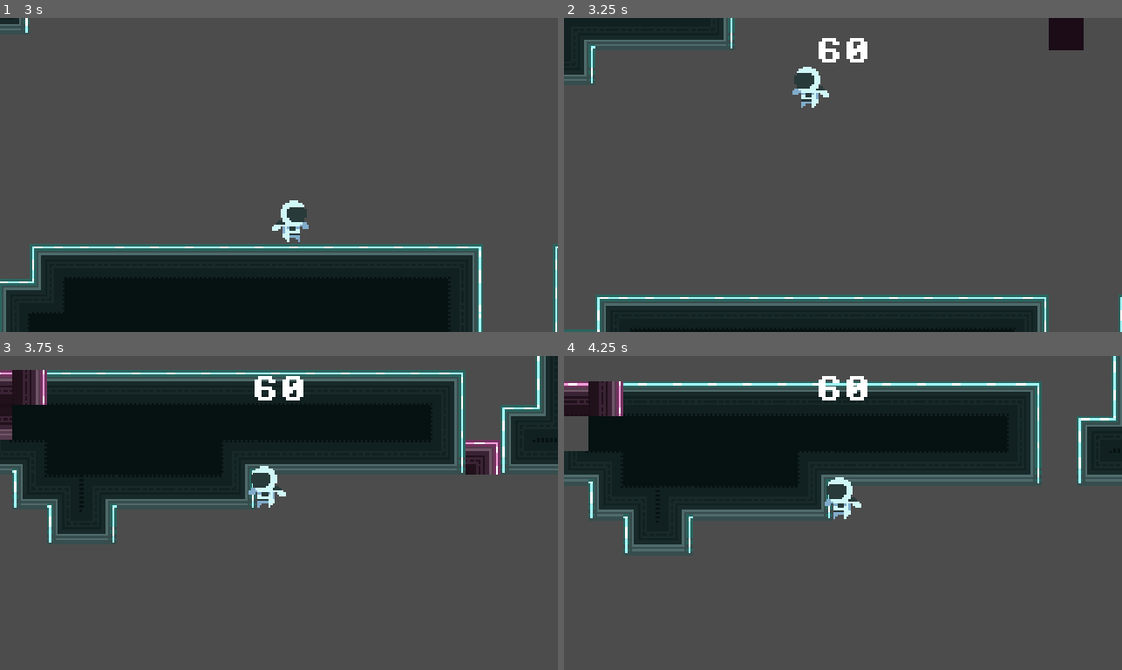
Above: before the commit, frames 1-4 (two rows, left to right).
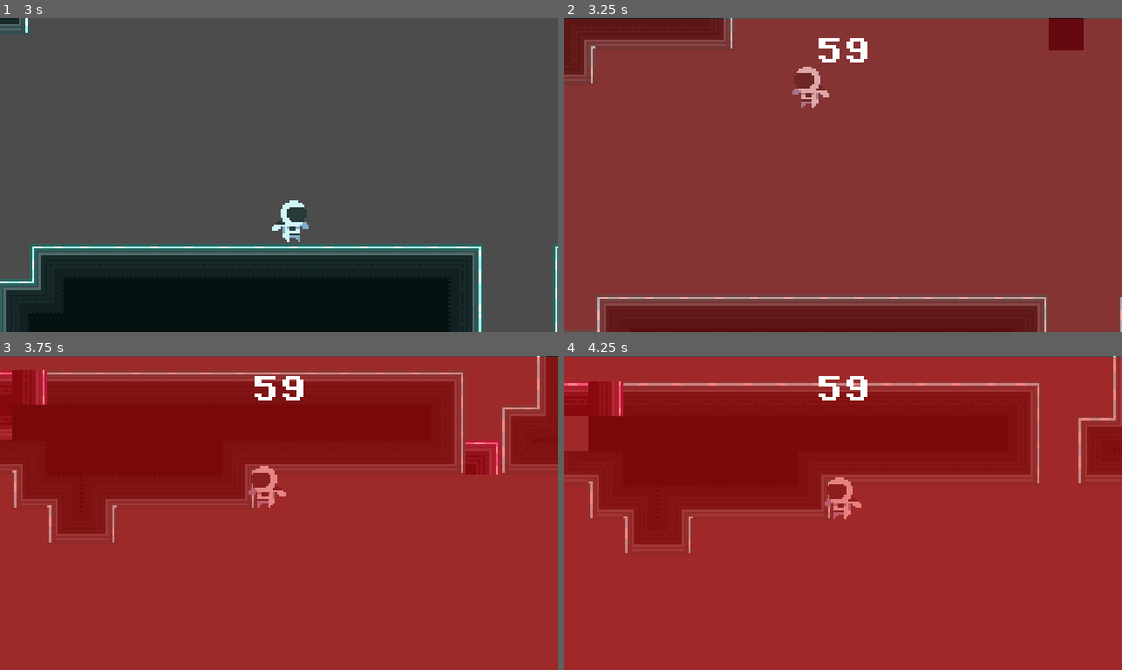
Above: after the commit, the same moments.

Repository: Serial-Cyn/patch-it-up
Game: Godot game, scene res://levels/level_1.tscn
The game is run twice, just before and just after one commit, with the same random seed, the same clock (stepped at 60 frames per second) and the same inputs.
Inputs:
- Up to frame 1 (3 s): hold D (move_right) 0.53-2.03 s; tap E (patch) at 0.6, 1.55, 2.1, 2.85 s; tap W (jump) at 0.77, 0.8, 1.07, 1.35, 1.52, 1.82, 2.3 s; hold A (move_left) 2.03-2.78 s; hold D (move_right) from 2.78 s (still down)
- Up to frame 2 (3.25 s): keep holding D (move_right); tap W (jump) at 3.02 s
- Up to frame 3 (3.75 s): keep holding D (move_right); tap W (jump) at 3.32, 3.6 s
- Up to frame 4 (4.25 s): keep holding D (move_right); tap W (jump) at 3.77, 4.07 s

Frame 1 is identical in both runs. In frame 2, 99% of the frame differs, in the area x 0-100%, y 0-100%; in frame 3, 99%; in frame 4, 99%.

Commit message:
Improve Level 1

Diff:
--- a/levels/level_1.tscn
+++ b/levels/level_1.tscn
@@ -1,10 +1,11 @@
-[gd_scene load_steps=14 format=4 uid="uid://c4vfu36ep35sq"]
+[gd_scene load_steps=15 format=4 uid="uid://c4vfu36ep35sq"]
 
 [ext_resource type="Script" uid="uid://dkr80ksoj51pq" path="res://scripts/intro.gd" id="1_btoec"]
 [ext_resource type="Texture2D" uid="uid://b1crxyhou8hpp" path="res://assets/sprites/patch-tileset.png" id="1_jirdo"]
 [ext_resource type="Texture2D" uid="uid://cvmdi5akpghux" path="res://assets/sprites/world_tileset.png" id="1_vn7o3"]
 [ext_resource type="Script" uid="uid://cwpqxg0mgikx1" path="res://scripts/game_manager.gd" id="2_kx6l7"]
 [ext_resource type="PackedScene" uid="uid://dpfp2gvrhdnd2" path="res://scenes/player.tscn" id="5_n46q3"]
+[ext_resource type="PackedScene" uid="uid://dqkbm4k1if4ml" path="res://scenes/alarm_effects.tscn" id="6_5ot28"]
 [ext_resource type="PackedScene" uid="uid://k7rf7v6y40xi" path="res://scenes/sound_effects.tscn" id="6_btoec"]
 [ext_resource type="PackedScene" uid="uid://b57ykvmcupq2j" path="res://scenes/glitch_tile.tscn" id="6_l53as"]
 [ext_resource type="FontFile" uid="uid://do04mthks44vx" path="res://assets/fonts/PixelOperator8-Bold.ttf" id="7_08mmt"]
@@ -222,13 +223,98 @@
 one_shot = true
 
 [node name="RestartTimer" type="Timer" parent="GameManager"]
-wait_time = 0.5
+wait_time = 5.0
 one_shot = true
 
 [node name="Terrain" type="TileMapLayer" parent="."]
 tile_map_data = PackedByteArray("AAD4/wAAAAABAAEAAAD5/wAAAAACAAEAAAD6/wAAAAACAAEAAAD7/wAAAAACAAEAAAD8/wAAAAACAAEAAAD9/w …(13472 unchanged characters)…
 tile_set = SubResource("TileSet_bt44k")
 
+[node name="StopPoints" type="Node" parent="."]
+
+[node name="GlitchTiles" type="Node" parent="."]
+
+[node name="GlitchTile" parent="GlitchTiles" instance=ExtResource("6_l53as")]
+position = Vector2(40, -136)
+
+[node name="GlitchTile2" parent="GlitchTiles" instance=ExtResource("6_l53as")]
+position = Vector2(88, -120)
+
+[node name="GlitchTile3" parent="GlitchTiles" instance=ExtResource("6_l53as")]
+position = Vector2(-168, -168)
+
+[node name="GlitchTile4" parent="GlitchTiles" instance=ExtResource("6_l53as")]
+position = Vector2(-184, -168)
+
+[node name="GlitchTile5" parent="GlitchTiles" instance=ExtResource("6_l53as")]
+position = Vector2(-184, -152)
+
+[node name="GlitchTile6" parent="GlitchTiles" instance=ExtResource("6_l53as")]
+position = Vector2(168, -120)
+
+[node name="GlitchTile7" parent="GlitchTiles" instance=ExtResource("6_l53as")]
+position = Vector2(168, -136)
+
+[node name="GlitchTile8" parent="GlitchTiles" instance=ExtResource("6_l53as")]
+position = Vector2(184, -152)
+
+[node name="GlitchTile9" parent="GlitchTiles" instance=ExtResource("6_l53as")]
+position = Vector2(152, 8)
+
+[node name="GlitchTile10" parent="GlitchTiles" instance=ExtResource("6_l53as")]
+position = Vector2(200, 8)
+
+[node name="GlitchTile11" parent="GlitchTiles" instance=ExtResource("6_l53as")]
+position = Vector2(200, -8)
+
+[node name="GlitchTile12" parent="GlitchTiles" instance=ExtResource("6_l53as")]
+position = Vector2(216, -8)
+
+[node name="GlitchTile13" parent="GlitchTiles" instance=ExtResource("6_l53as")]
+position = Vector2(216, -24)
+
+[node name="GlitchTile14" parent="GlitchTiles" instance=ExtResource("6_l53as")]
+position = Vector2(264, -216)
+
+[node name="GlitchTile15" parent="GlitchTiles" instance=ExtResource("6_l53as")]
+position = Vector2(121, -280)
+
+[node name="GlitchTile16" parent="GlitchTiles" instance=ExtResource("6_l53as")]
+position = Vector2(168, -296)
+
+[node name="GlitchTile17" parent="GlitchTiles" instance=ExtResource("6_l53as")]
+position = Vector2(40, -328)
+
+[node name="GlitchTile18" parent="GlitchTiles" instance=ExtResource("6_l53as")]
+position = Vector2(8, -344)
+
+[node name="GlitchTile19" parent="GlitchTiles" instance=ExtResource("6_l53as")]
+position = Vector2(8, -360)
+
+[node name="GlitchTile20" parent="GlitchTiles" instance=ExtResource("6_l53as")]
+position = Vector2(248, -328)
+
+[node name="GlitchTile21" parent="GlitchTiles" instance=ExtResource("6_l53as")]
+position = Vector2(248, -344)
+
+[node name="GlitchTile22" parent="GlitchTiles" instance=ExtResource("6_l53as")]
+position = Vector2(264, -328)
+
+[node name="GlitchTile23" parent="GlitchTiles" instance=ExtResource("6_l53as")]
+position = Vector2(264, -344)
+
+[node name="GlitchTile24" parent="GlitchTiles" instance=ExtResource("6_l53as")]
+position = Vector2(248, -360)
+
+[node name="GlitchTile25" parent="GlitchTiles" instance=ExtResource("6_l53as")]
+position = Vector2(248, -376)
+
+[node name="GlitchTile26" parent="GlitchTiles" instance=ExtResource("6_l53as")]
+position = Vector2(264, -360)
+
+[node name="GlitchTile27" parent="GlitchTiles" instance=ExtResource("6_l53as")]
+position = Vector2(248, -392)
+
 [node name="Player" parent="." instance=ExtResource("5_n46q3")]
 unique_name_in_owner = true
 position = Vector2(-103, -4)
@@ -237,92 +323,11 @@
 zoom = Vector2(2.5, 2.5)
 position_smoothing_enabled = true
 
-[node name="StopPoints" type="Node" parent="."]
-
-[node name="GlitchTiles" type="Node" parent="."]
-
-[node name="GlitchTile" parent="GlitchTiles" instance=ExtResource("6_l53as")]
-position = Vector2(40, -136)
-
-[node name="GlitchTile2" parent="GlitchTiles" instance=ExtResource("6_l53as")]
-position = Vector2(88, -120)
-
-[node name="GlitchTile3" parent="GlitchTiles" instance=ExtResource("6_l53as")]
-position = Vector2(-168, -168)
-
-[node name="GlitchTile4" parent="GlitchTiles" instance=ExtResource("6_l53as")]
-position = Vector2(-184, -168)
-
-[node name="GlitchTile5" parent="GlitchTiles" instance=ExtResource("6_l53as")]
-position = Vector2(-184, -152)
-
-[node name="GlitchTile6" parent="GlitchTiles" instance=ExtResource("6_l53as")]
-position = Vector2(168, -120)
-
-[node name="GlitchTile7" parent="GlitchTiles" instance=ExtResource("6_l53as")]
-position = Vector2(168, -136)
-
-[node name="GlitchTile8" parent="GlitchTiles" instance=ExtResource("6_l53as")]
-position = Vector2(184, -152)
-
-[node name="GlitchTile9" parent="GlitchTiles" instance=ExtResource("6_l53as")]
-position = Vector2(152, 8)
-
-[node name="GlitchTile10" parent="GlitchTiles" instance=ExtResource("6_l53as")]
-position = Vector2(200, 8)
-
-[node name="GlitchTile11" parent="GlitchTiles" instance=ExtResource("6_l53as")]
-position = Vector2(200, -8)
-
-[node name="GlitchTile12" parent="GlitchTiles" instance=ExtResource("6_l53as")]
-position = Vector2(216, -8)
-
-[node name="GlitchTile13" parent="GlitchTiles" instance=ExtResource("6_l53as")]
-position = Vector2(216, -24)
-
-[node name="GlitchTile14" parent="GlitchTiles" instance=ExtResource("6_l53as")]
-position = Vector2(264, -216)
-
-[node name="GlitchTile15" parent="GlitchTiles" instance=ExtResource("6_l53as")]
-position = Vector2(121, -280)
-
-[node name="GlitchTile16" parent="GlitchTiles" instance=ExtResource("6_l53as")]
-position = Vector2(168, -296)
-
-[node name="GlitchTile17" parent="GlitchTiles" instance=ExtResource("6_l53as")]
-position = Vector2(40, -328)
-
-[node name="GlitchTile18" parent="GlitchTiles" instance=ExtResource("6_l53as")]
-position = Vector2(8, -344)
-
-[node name="GlitchTile19" parent="GlitchTiles" instance=ExtResource("6_l53as")]
-position = Vector2(8, -360)
-
-[node name="GlitchTile20" parent="GlitchTiles" instance=ExtResource("6_l53as")]
-position = Vector2(248, -328)
-
-[node name="GlitchTile21" parent="GlitchTiles" instance=ExtResource("6_l53as")]
-position = Vector2(248, -344)
-
-[node name="GlitchTile22" parent="GlitchTiles" instance=ExtResource("6_l53as")]
-position = Vector2(264, -328)
-
-[node name="GlitchTile23" parent="GlitchTiles" instance=ExtResource("6_l53as")]
-position = Vector2(264, -344)
-
-[node name="GlitchTile24" parent="GlitchTiles" instance=ExtResource("6_l53as")]
-position = Vector2(248, -360)
-
-[node name="GlitchTile25" parent="GlitchTiles" instance=ExtResource("6_l53as")]
-position = Vector2(248, -376)
-
-[node name="GlitchTile26" parent="GlitchTiles" instance=ExtResource("6_l53as")]
-position = Vector2(264, -360)
-
-[node name="GlitchTile27" parent="GlitchTiles" instance=ExtResource("6_l53as")]
-position = Vector2(248, -392)
+[node name="AlarmEffects" parent="Player" instance=ExtResource("6_5ot28")]
+unique_name_in_owner = true
 
 [node name="UI" type="CanvasLayer" parent="."]
+layer = 2
 
 [node name="CenterContainer" type="CenterContainer" parent="UI"]
 anchors_preset = 5
--- /dev/null
+++ b/scenes/alarm_effects.tscn
@@ -0,0 +1,66 @@
+[gd_scene load_steps=5 format=3 uid="uid://dqkbm4k1if4ml"]
+
+[ext_resource type="Script" uid="uid://dnqj0emxokm3w" path="res://scripts/alarm_effects.gd" id="1_liscq"]
+
+[sub_resource type="Animation" id="Animation_nlqk0"]
+resource_name = "blare"
+length = 2.0
+loop_mode = 1
+tracks/0/type = "value"
+tracks/0/imported = false
+tracks/0/enabled = true
+tracks/0/path = NodePath("CanvasLayer/ColorRect:modulate")
+tracks/0/interp = 2
+tracks/0/loop_wrap = true
+tracks/0/keys = {
+"times": PackedFloat32Array(0, 1, 2),
+"transitions": PackedFloat32Array(1, 1, 1),
+"update": 0,
+"values": [Color(1, 1, 1, 0.3), Color(1, 1, 1, 0.5), Color(1, 1, 1, 0.3)]
+}
+
+[sub_resource type="Animation" id="Animation_adq52"]
+length = 0.001
+tracks/0/type = "value"
+tracks/0/imported = false
+tracks/0/enabled = true
+tracks/0/path = NodePath("CanvasLayer/ColorRect:modulate")
+tracks/0/interp = 1
+tracks/0/loop_wrap = true
+tracks/0/keys = {
+"times": PackedFloat32Array(0),
+"transitions": PackedFloat32Array(1),
+"update": 0,
+"values": [Color(1, 1, 1, 0.3)]
+}
+
+[sub_resource type="AnimationLibrary" id="AnimationLibrary_0kc5j"]
+_data = {
+&"RESET": SubResource("Animation_adq52"),
+&"blare": SubResource("Animation_nlqk0")
+}
+
+[node name="AlarmEffects" type="Node2D"]
+script = ExtResource("1_liscq")
+
+[node name="AnimationPlayer" type="AnimationPlayer" parent="."]
+libraries = {
+&"": SubResource("AnimationLibrary_0kc5j")
+}
+
+[node name="CanvasLayer" type="CanvasLayer" parent="."]
+
+[node name="ColorRect" type="ColorRect" parent="CanvasLayer"]
+modulate = Color(1, 1, 1, 0.3)
+anchors_preset = 8
+anchor_left = 0.5
+anchor_top = 0.5
+anchor_right = 0.5
+anchor_bottom = 0.5
+offset_left = -320.0
+offset_top = -179.5
+offset_right = 320.0
+offset_bottom = 179.5
+grow_horizontal = 2
+grow_vertical = 2
+color = Color(1, 0, 0, 1)
--- a/scenes/player.tscn
+++ b/scenes/player.tscn
@@ -1,9 +1,105 @@
-[gd_scene load_steps=24 format=3 uid="uid://dpfp2gvrhdnd2"]
+[gd_scene load_steps=48 format=3 uid="uid://dpfp2gvrhdnd2"]
 
 [ext_resource type="Script" uid="uid://4kvjkfqys6io" path="res://scripts/player.gd" id="1_g2els"]
 [ext_resource type="Texture2D" uid="uid://ng105eto5s8r" path="res://assets/sprites/tester-sprite.png" id="2_qhqgy"]
 [ext_resource type="Texture2D" uid="uid://by1vak2s48bwy" path="res://assets/sprites/patch-spritesheet.png" id="3_qhqgy"]
 
+[sub_resource type="AtlasTexture" id="AtlasTexture_60mlk"]
+atlas = ExtResource("3_qhqgy")
+region = Rect2(0, 96, 32, 32)
+
+[sub_resource type="AtlasTexture" id="AtlasTexture_i4ail"]
+atlas = ExtResource("3_qhqgy")
+region = Rect2(32, 96, 32, 32)
+
+[sub_resource type="AtlasTexture" id="AtlasTexture_a38lo"]
+atlas = ExtResource("3_qhqgy")
+region = Rect2(64, 96, 32, 32)
+
+[sub_resource type="AtlasTexture" id="AtlasTexture_4ni07"]
+atlas = ExtResource("3_qhqgy")
+region = Rect2(96, 96, 32, 32)
+
+[sub_resource type="AtlasTexture" id="AtlasTexture_l71n6"]
+atlas = ExtResource("3_qhqgy")
+region = Rect2(128, 96, 32, 32)
+
+[sub_resource type="AtlasTexture" id="AtlasTexture_ke2ow"]
+atlas = ExtResource("3_qhqgy")
+region = Rect2(160, 96, 32, 32)
+
+[sub_resource type="AtlasTexture" id="AtlasTexture_ujl30"]
+atlas = ExtResource("3_qhqgy")
+region = Rect2(192, 96, 32, 32)
+
+[sub_resource type="AtlasTexture" id="AtlasTexture_31cv2"]
+atlas = ExtResource("3_qhqgy")
+region = Rect2(224, 96, 32, 32)
+
+[sub_resource type="AtlasTexture" id="AtlasTexture_pf23h"]
+atlas = ExtResource("3_qhqgy")
+region = Rect2(0, 128, 32, 32)
+
+[sub_resource type="AtlasTexture" id="AtlasTexture_dt7fs"]
+atlas = ExtResource("3_qhqgy")
+region = Rect2(32, 128, 32, 32)
+
+[sub_resource type="AtlasTexture" id="AtlasTexture_wqfne"]
+atlas = ExtResource("3_qhqgy")
+region = Rect2(64, 128, 32, 32)
+
+[sub_resource type="AtlasTexture" id="AtlasTexture_wnwbv"]
+atlas = ExtResource("3_qhqgy")
+region = Rect2(96, 128, 32, 32)
+
+[sub_resource type="AtlasTexture" id="AtlasTexture_gl8cc"]
+atlas = ExtResource("3_qhqgy")
+region = Rect2(128, 128, 32, 32)
+
+[sub_resource type="AtlasTexture" id="AtlasTexture_487ah"]
+atlas = ExtResource("3_qhqgy")
+region = Rect2(160, 128, 32, 32)
+
+[sub_resource type="AtlasTexture" id="AtlasTexture_md1ol"]
+atlas = ExtResource("3_qhqgy")
+region = Rect2(192, 128, 32, 32)
+
+[sub_resource type="AtlasTexture" id="AtlasTexture_bj30b"]
+atlas = ExtResource("3_qhqgy")
+region = Rect2(224, 128, 32, 32)
+
+[sub_resource type="AtlasTexture" id="AtlasTexture_jc3p3"]
+atlas = ExtResource("3_qhqgy")
+region = Rect2(0, 160, 32, 32)
+
+[sub_resource type="AtlasTexture" id="AtlasTexture_hax0n"]
+atlas = ExtResource("3_qhqgy")
+region = Rect2(32, 160, 32, 32)
+
+[sub_resource type="AtlasTexture" id="AtlasTexture_t4otl"]
+atlas = ExtResource("3_qhqgy")
+region = Rect2(64, 160, 32, 32)
+
+[sub_resource type="AtlasTexture" id="AtlasTexture_j2b1d"]
+atlas = ExtResource("3_qhqgy")
+region = Rect2(96, 160, 32, 32)
+
+[sub_resource type="AtlasTexture" id="AtlasTexture_cs1tg"]
+atlas = ExtResource("3_qhqgy")
+region = Rect2(128, 160, 32, 32)
+
+[sub_resource type="AtlasTexture" id="AtlasTexture_2dvfe"]
+atlas = ExtResource("3_qhqgy")
+region = Rect2(160, 160, 32, 32)
+
+[sub_resource type="AtlasTexture" id="AtlasTexture_giy8y"]
+atlas = ExtResource("3_qhqgy")
+region = Rect2(192, 160, 32, 32)
+
+[sub_resource type="AtlasTexture" id="AtlasTexture_fdfoy"]
+atlas = ExtResource("3_qhqgy")
+region = Rect2(64, 64, 32, 32)
+
 [sub_resource type="AtlasTexture" id="AtlasTexture_qhqgy"]
 atlas = ExtResource("2_qhqgy")
 region = Rect2(0, 0, 31, 32)
@@ -74,6 +170,88 @@
 
 [sub_resource type="SpriteFrames" id="SpriteFrames_a38lo"]
 animations = [{
+"frames": [{
+"duration": 1.0,
+"texture": SubResource("AtlasTexture_60mlk")
+}, {
+"duration": 1.0,
+"texture": SubResource("AtlasTexture_i4ail")
+}, {
+"duration": 1.0,
+"texture": SubResource("AtlasTexture_a38lo")
+}, {
+"duration": 1.0,
+"texture": SubResource("AtlasTexture_4ni07")
+}, {
+"duration": 1.0,
+"texture": SubResource("AtlasTexture_l71n6")
+}, {
+"duration": 1.0,
+"texture": SubResource("AtlasTexture_ke2ow")
+}, {
+"duration": 1.0,
+"texture": SubResource("AtlasTexture_ujl30")
+}, {
+"duration": 1.0,
+"texture": SubResource("AtlasTexture_31cv2")
+}, {
+"duration": 1.0,
+"texture": SubResource("AtlasTexture_pf23h")
+}, {
+"duration": 1.0,
+"texture": SubResource("AtlasTexture_dt7fs")
+}, {
+"duration": 1.0,
+"texture": SubResource("AtlasTexture_wqfne")
+}, {
+"duration": 1.0,
+"texture": SubResource("AtlasTexture_wnwbv")
+}, {
+"duration": 1.0,
+"texture": SubResource("AtlasTexture_gl8cc")
+}, {
+"duration": 1.0,
+"texture": SubResource("AtlasTexture_487ah")
+}, {
+"duration": 1.0,
+"texture": SubResource("AtlasTexture_md1ol")
+}, {
+"duration": 1.0,
+"texture": SubResource("AtlasTexture_bj30b")
+}, {
+"duration": 1.0,
+"texture": SubResource("AtlasTexture_jc3p3")
+}, {
+"duration": 1.0,
+"texture": SubResource("AtlasTexture_hax0n")
+}, {
+"duration": 1.0,
+"texture": SubResource("AtlasTexture_t4otl")
+}, {
+"duration": 1.0,
+"texture": SubResource("AtlasTexture_j2b1d")
+}, {
+"duration": 1.0,
+"texture": SubResource("AtlasTexture_cs1tg")
+}, {
+"duration": 1.0,
+"texture": SubResource("AtlasTexture_2dvfe")
+}, {
+"duration": 1.0,
+"texture": SubResource("AtlasTexture_giy8y")
+}],
+"loop": false,
+"name": &"death",
+"speed": 10.0
+}, {
+"frames": [{
+"duration": 1.0,
+"texture": SubResource("AtlasTexture_fdfoy")
+}],
+"loop": true,
+"name": &"hit",
+"speed": 5.0
+}, {
 "frames": [{
 "duration": 1.0,
 "texture": SubResource("AtlasTexture_qhqgy")
@@ -153,7 +331,7 @@
 [node name="AnimatedSprite" type="AnimatedSprite2D" parent="."]
 position = Vector2(0, -12)
 sprite_frames = SubResource("SpriteFrames_a38lo")
-animation = &"jump"
+animation = &"death"
 autoplay = "idle"
 
 [node name="Collider" type="CollisionShape2D" parent="."]
@@ -164,3 +342,9 @@
 position = Vector2(0, -4)
 shape = SubResource("RectangleShape2D_3vyb7")
 debug_color = Color(0.99847, 0, 0.14118, 0.42)
+
+[node name="MoveTimer" type="Timer" parent="."]
+wait_time = 0.5
+one_shot = true
+
+[connection signal="timeout" from="MoveTimer" to="." method="_on_move_timer_timeout"]
--- /dev/null
+++ b/scripts/alarm_effects.gd
@@ -0,0 +1,15 @@
+extends Node2D
+
+@onready var animation_player: AnimationPlayer = $AnimationPlayer
+@onready var color_rect: ColorRect = $CanvasLayer/ColorRect
+
+func _ready() -> void:
+	color_rect.visible = false
+
+func blare_alarm():
+	color_rect.visible = true
+	animation_player.play("blare")
+
+func stop_alarm():
+	color_rect.visible = false
+	animation_player.stop()
--- a/scripts/game_manager.gd
+++ b/scripts/game_manager.gd
@@ -3,6 +3,7 @@
 @onready var corruption_timer: Timer = $CorruptionTimer
 @onready var corruption_label: Label = %CorruptionLabel
 @onready var restart_timer: Timer = $RestartTimer
+@onready var player: CharacterBody2D = %Player
 
 var patch_sfx = preload("res://assets/sounds/power_up.wav")
 
@@ -30,10 +31,9 @@
 
 
 func _on_corruption_timer_timeout() -> void:
-	Engine.time_scale = 0.5
+	player.dead = true
 	restart_timer.start()
 
 
 func _on_restart_timer_timeout() -> void:
 	get_tree().reload_current_scene()
-	Engine.time_scale = 1.0
--- a/scripts/intro.gd
+++ b/scripts/intro.gd
@@ -5,6 +5,7 @@
 @onready var sound_effects: AudioStreamPlayer2D = %SoundEffects
 @onready var corruption_label: Label = %CorruptionLabel
 @onready var game_manager: Node = %GameManager
+@onready var alarm_effects: Node2D = $Player/AlarmEffects
 
 
 func _ready() -> void:
@@ -19,5 +20,6 @@
 	corruption_label.visible = true
 
 	# Effects stuff
+	alarm_effects.blare_alarm()
 	player.shake_screen(10.0)
 	sound_effects.play_sfx(sound_effects.SFX.EXPLOSION)
--- a/scripts/patch.gd
+++ b/scripts/patch.gd
@@ -3,7 +3,7 @@
 @onready var next_level_timer: Timer = $NextLevelTimer
 @onready var player: CharacterBody2D = %Player
 @onready var sound_effects: AudioStreamPlayer2D = %SoundEffects
-
+@onready var alarm_overlay: Node2D = get_node_or_null("%AlarmEffects")
 const FILE_BEGIN = "res://levels/level"
 const FILE_END = ".tscn"
 
@@ -33,6 +33,9 @@
 			1:
 				player.gravity_direction = 1
 
+				if alarm_overlay:
+					alarm_overlay.stop_alarm()
+
 			2:
 				pass
 
--- a/scripts/player.gd
+++ b/scripts/player.gd
@@ -5,6 +5,7 @@
 @onready var corruption_timer: Timer = $"../GameManager/CorruptionTimer"
 @onready var main_camera: Camera2D = $MainCamera
 @onready var sound_effects: AudioStreamPlayer2D = %SoundEffects
+@onready var move_timer: Timer = $MoveTimer
 
 const SPEED : float = 100.0
 const JUMP_VELOCITY : float = -300.0
@@ -16,17 +17,24 @@
 var direction : int
 var move_left : int
 var move_right : int
+var not_strafe : bool = true
+var last_position_x : float
 
 # States
 var is_airborne : bool
 var is_moving : bool
 var is_in_safe_zone : bool = false
+var dead : bool = false
+var stay_dead : bool = false
+var was_moving_left : bool = false
+var was_moving_right : bool = false
 
 # VFX
 var shake_timer : float = 0.0
 var shake_intensity : float = 0.0
 
 func _ready() -> void:
+	last_position_x = 0
 	gravity_direction = 1
 	reverse_control = 1
 
@@ -42,7 +50,9 @@
 		main_camera.offset = Vector2.ZERO
 
 func _physics_process(delta: float) -> void:
-	handle_movement()
+	if not dead:
+		handle_movement()
+
 	apply_gravity(delta)
 	handle_animation()
 	handle_corruption_timer()
@@ -59,10 +69,17 @@
 	direction = move_right - move_left
 	velocity.x = reverse_control * direction * SPEED
 
+	if last_position_x != self.position.x:
+		is_moving = true
+	else:
+		is_moving = false
+
 	if Input.is_action_just_pressed("jump") and is_on_floor():
 		velocity.y = JUMP_VELOCITY
 
 		sound_effects.play_sfx(sound_effects.SFX.JUMP)
+
+	last_position_x = self.position.x
 
 func apply_gravity(delta):
 	is_airborne = not is_on_floor()
@@ -70,27 +87,94 @@
 		velocity.y += gravity_direction * GRAVITY * delta
 
 func handle_animation():
-	if not is_airborne:
-		if direction != 0:
-			if animated_sprite.animation != "run":
-				animated_sprite.play("run")
-			animated_sprite.flip_h = reverse_control * direction < 0
+	if not dead:
+		if not is_airborne:
+			if direction != 0:
+				if animated_sprite.animation != "run":
+					animated_sprite.play("run")
+				animated_sprite.flip_h = reverse_control * direction < 0
+			else:
+				if animated_sprite.animation != "idle":
+					animated_sprite.play("idle")
 		else:
-			if animated_sprite.animation != "idle":
-				animated_sprite.play("idle")
+			if animated_sprite.animation != "jump":
+				animated_sprite.play("jump")
+			if direction != 0:
+				animated_sprite.flip_h = reverse_control * direction < 0
 	else:
-		if animated_sprite.animation != "jump":
-			animated_sprite.play("jump")
-		if direction != 0:
-			animated_sprite.flip_h = reverse_control * direction < 0
+		if not stay_dead:
+			animated_sprite.play("death")
 
-func handle_corruption_timer():
-	# Only pause the timer when either:
-	# - The player is moving
-	# - OR the player is in a patched stop zone
-	is_moving = move_left > 0 or move_right > 0
+			stay_dead = true
 
-	if is_moving or is_in_safe_zone:
+func start_anti_strafe() -> void:
+	not_strafe = false
+
+	move_timer.start()
+
+func get_current_dir(moving_left: bool) -> String:
+	if moving_left:
+		return "left"
+	else:
+		return "right"
+
+func was_opposite_dir(current_dir: String) -> bool:
+	if current_dir == "left":
+		return was_moving_right
+	else:
+		return was_moving_left
+
+func handle_direction_change(current_dir: String, was_opposite: bool) -> void:
+	if was_opposite:
+		# Direction suddenly changed: trigger anti-strafe behavior
+		start_anti_strafe()
+
+		# Reset opposite direction flag
+		if current_dir == "left":
+			was_moving_right = false
+		else:
+			was_moving_left = false
+
+func reset_movement_flags() -> void:
+	# Resets direction flags when no key is pressed
+	was_moving_left = false
+	was_moving_right = false
+
+func check_for_key_strokes() -> void:
+	var moving_left := move_left > 0
+	var moving_right := move_right > 0
+
+	# Handle "both keys pressed" case
+	if moving_left and moving_right:
+		not_strafe = false
+
+		return
+
+	# If moving in only one direction
+	if moving_left or moving_right:
+		var current_dir = get_current_dir(moving_left)
+		var was_opposite = was_opposite_dir(current_dir)
+		handle_direction_change(current_dir, was_opposite)
+
+		# Update direction flags
+		if current_dir == "left":
+			was_moving_left = true
+		else:
+			was_moving_right = true
+
+	else:
+		# No input detected
+		is_moving = false
+		reset_movement_flags()
+
+func handle_corruption_timer() -> void:
+	check_for_key_strokes()
+
+	# Only pause timer if player is moving or in a safe zone
+	if (is_moving or is_in_safe_zone) and not_strafe:
 		corruption_timer.paused = true
 	else:
 		corruption_timer.paused = false
+
+func _on_move_timer_timeout() -> void:
+	not_strafe = true
Not shown, added: assets/sprites/patch-tileset_stopPointst.png.import
Not shown: 1 places in levels/level_2.tscn that only renumber resources
Not shown, added: scripts/alarm_effects.gd.uid
